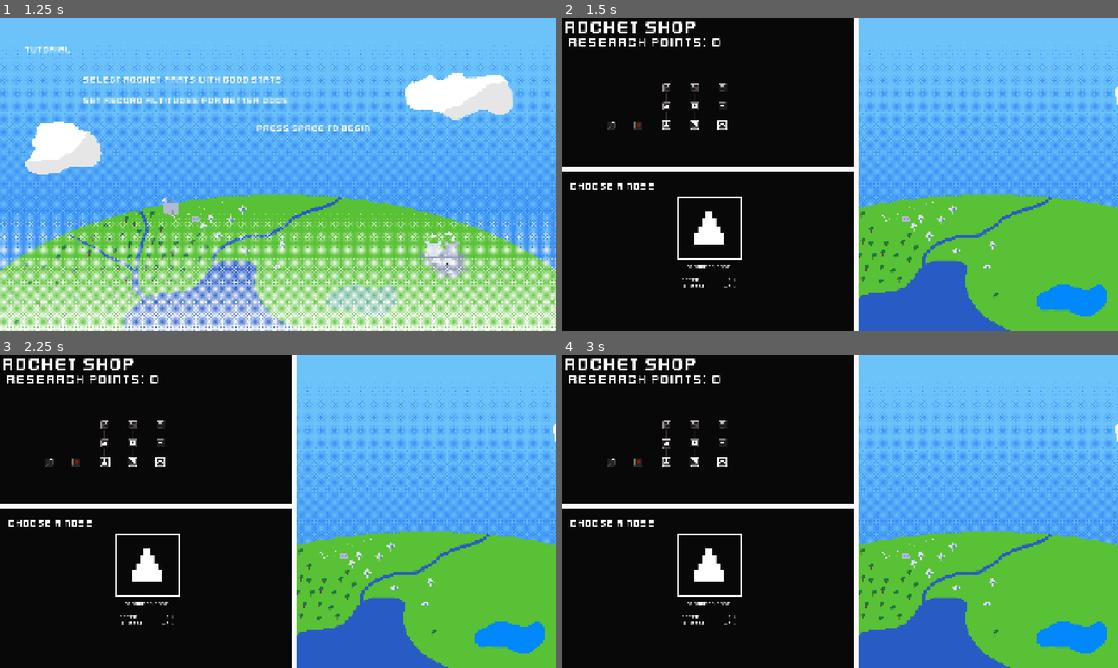
Above: before the commit, frames 1-4 (two rows, left to right).
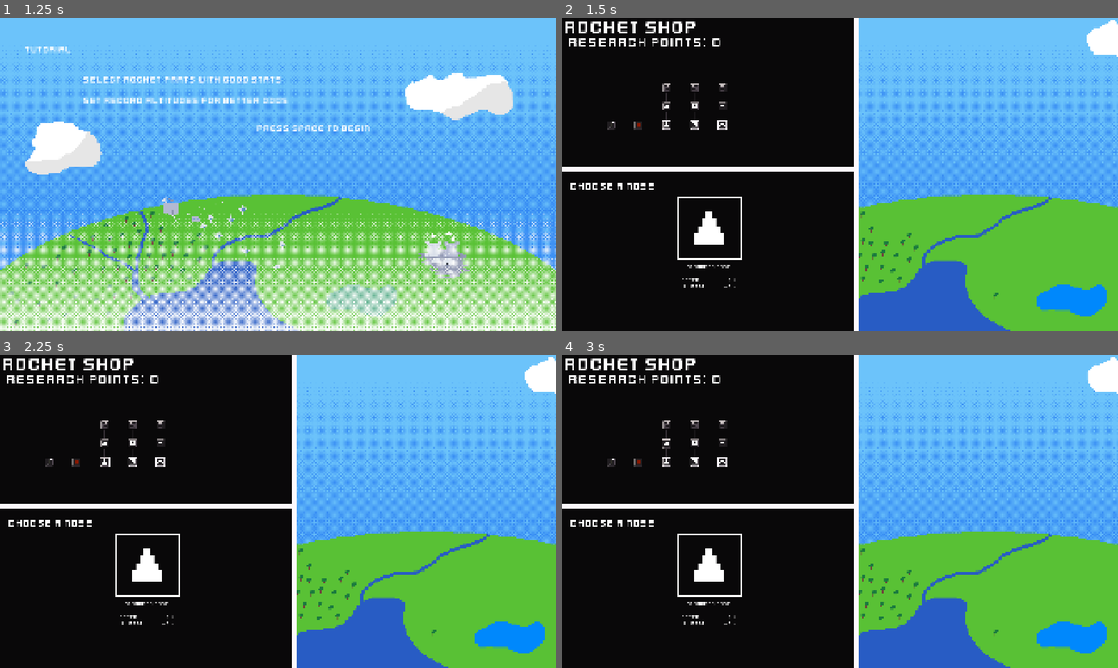
Above: after the commit, the same moments.

Repository: EvasiveAce/mo-rockets
Game: Godot game, scene res://Common/MainMenu/Scenes/MainMenu.tscn
Two runs of this game, one before a commit and one after it. Both use one fixed random seed, a clock stepped at 60 frames per second and the inputs below.
Inputs (mouse positions are in pixels of both pictures, inside the frame that each line leads up to):
- Up to frame 1 (1.25 s): tap Space at 0.5 s; move the mouse to (400, 158) at 0.52 s; hold Right (ui_right) from 0.53 s (still down); tap Enter (ui_accept) at 0.6, 0.77, 1.07 s; click (400, 158) at 0.67 s
- Up to frame 2 (1.5 s): tap Space at 1.25 s; move the mouse to (728, 190) at 1.27 s; release Right (ui_right) at 1.28 s; hold Left (ui_left) from 1.28 s (still down); tap Middle mouse button (grab_camera) at 1.35 s
- Up to frame 3 (2.25 s): tap Enter (ui_accept) at 1.52, 1.55, 1.82 s; release Left (ui_left) at 2 s; click (105, 461) at 2 s
- Up to frame 4 (3 s): click (667, 442) at 2.75 s

Frame 1 is identical in both runs. In frame 2, 0.7% of the frame differs, in the area x 57-100%, y 0-80%; in frame 3, 0.7%; in frame 4, 0.7%.
Error in both runs: Cannot call method 'change_scene_to_file' on a null value. (res://Common/MainMenu/Scripts/MainMenu.gd:21)

Commit message:
Added sky variants that pass by over time

Diff:
--- /dev/null
+++ b/Common/World/Ground/Scripts/SkyParallax.gd
@@ -0,0 +1,10 @@
+extends ParallaxBackground
+var scroll_speed = 1.0
+
+func _ready():
+	scroll_ignore_camera_zoom = true
+	follow_viewport_enabled = true
+
+func _process(delta):
+	scroll_base_offset.x += scroll_speed * delta
+	scroll_offset.y = 0
--- a/Common/World/Scenes/World.tscn
+++ b/Common/World/Scenes/World.tscn
@@ -10,6 +10,8 @@
 [ext_resource type="Texture2D" uid="uid://cnjwhhf5ij2m4" path="res://Common/World/Sprites/SkyBackground.png" id="6"]
 [ext_resource type="AudioStream" uid="uid://cht2ym8qgw68f" path="res://Common/World/Sounds/NoRecord.wav" id="7"]
 [ext_resource type="AudioStream" uid="uid://baftgwx4s2ao3" path="res://Common/World/Sounds/Record.wav" id="8"]
+[ext_resource type="Texture2D" uid="uid://dp2516hmxidc8" path="res://Common/World/Ground/Sprites/SkyVariant1.png" id="8_7ngjb"]
+[ext_resource type="Script" uid="uid://cgk02w8spec84" path="res://Common/World/Ground/Scripts/SkyParallax.gd" id="8_xv5hd"]
 [ext_resource type="Texture2D" uid="uid://clvyutum68j2d" path="res://Common/World/Sprites/TempUI.png" id="9_xygge"]
 [ext_resource type="PackedScene" uid="uid://kapeogwyt0w1" path="res://Common/ShopDetails/Scenes/ShopDetails.tscn" id="10_3do7r"]
 [ext_resource type="Texture2D" uid="uid://dykkl3f17f284" path="res://Common/World/Sprites/TempUIOverlay.png" id="11_efwql"]
@@ -320,6 +322,21 @@
 position = Vector2(-94, 26)
 texture = ExtResource("4_fgxwt")
 
+[node name="SkyParallax" type="ParallaxBackground" parent="RocketSubview/SubViewport/Ground"]
+layer = 1
+script = ExtResource("8_xv5hd")
+
+[node name="ParallaxLayer" type="ParallaxLayer" parent="RocketSubview/SubViewport/Ground/SkyParallax"]
+position = Vector2(224, 48)
+motion_mirroring = Vector2(7000, 0)
+
+[node name="SkyVariant" type="Sprite2D" parent="RocketSubview/SubViewport/Ground/SkyParallax/ParallaxLayer"]
+texture_filter = 1
+position = Vector2(-5852, -48)
+scale = Vector2(4, 4)
+texture = ExtResource("8_7ngjb")
+centered = false
+
 [node name="CanvasLayer" type="CanvasLayer" parent="RocketSubview/SubViewport"]
 
 [node name="Record" type="Label" parent="RocketSubview/SubViewport/CanvasLayer"]
@@ -369,10 +386,6 @@
 
 [node name="NoRecord" type="AudioStreamPlayer" parent="RocketSubview/SubViewport"]
 stream = ExtResource("7")
-
-[node name="Camera2D" type="Camera2D" parent="RocketSubview/SubViewport"]
-position = Vector2(960, 412)
-enabled = false
 
 [node name="TempUI" type="Sprite2D" parent="."]
 texture_filter = 1
Not shown, added: Common/World/Ground/Scripts/SkyParallax.gd.uid
Binary file changed: Common/World/Ground/Sprites/GroundSprite.png
Binary file added: Common/World/Ground/Sprites/Powerplant.png
Not shown, added: Common/World/Ground/Sprites/Powerplant.png.import
Binary file added: Common/World/Ground/Sprites/SkyVariant1.png
Not shown, added: Common/World/Ground/Sprites/SkyVariant1.png.import
Binary file added: Common/World/Ground/Sprites/Turbines.png
Not shown, added: Common/World/Ground/Sprites/Turbines.png.import
Not shown: 1 places in Common/World/Scenes/World.tscn that only renumber resources
